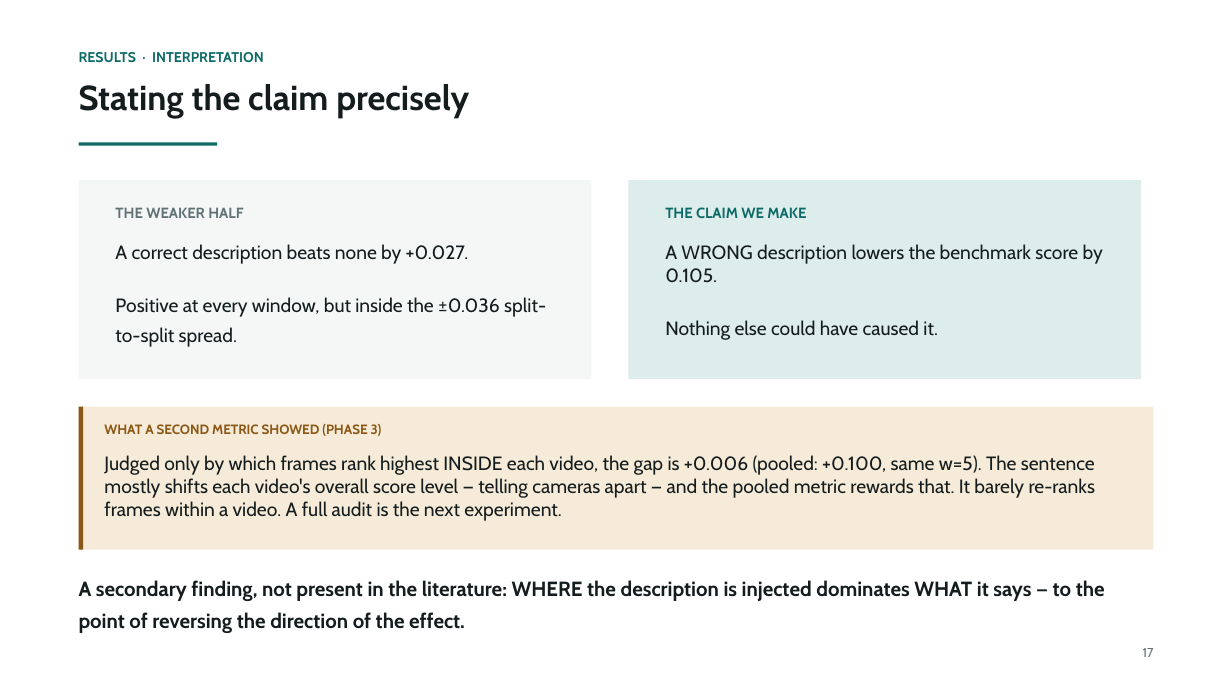
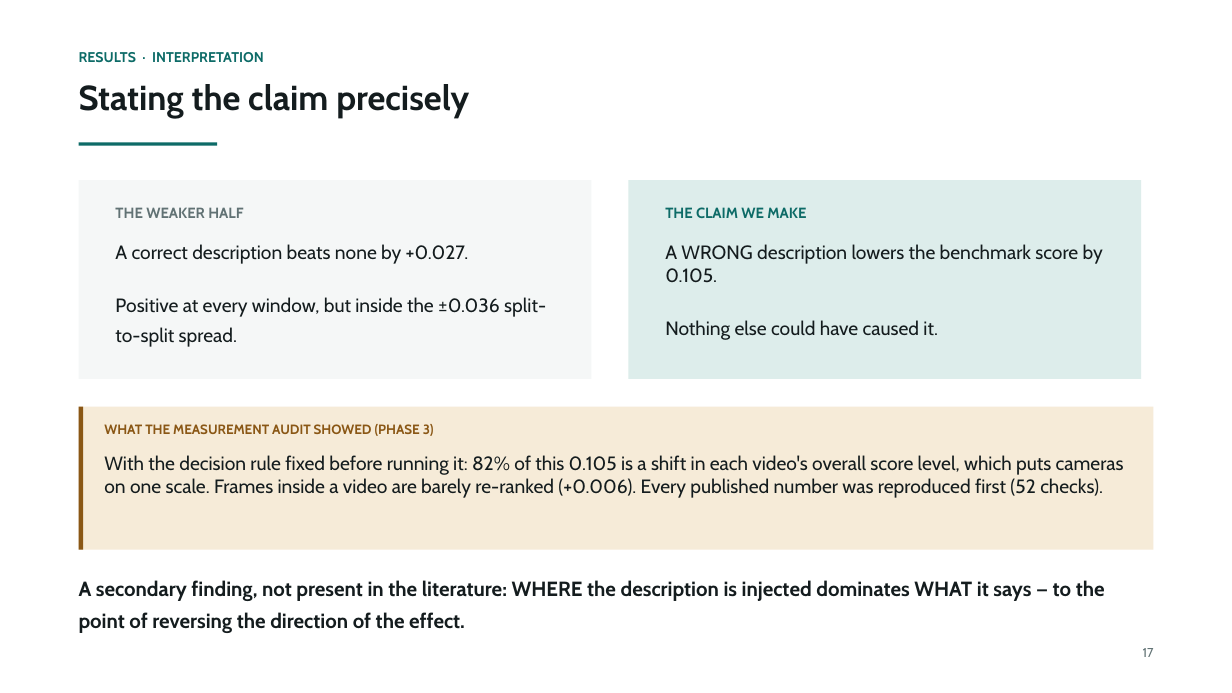
Before and after one commit to prakash-nitc/multimodal-anomaly-detection, a slide deck: slide 18 of docs/06_presentations/DA-ZVAD_Phase3_Review.pptx. Drawn at 1232x693 pixels with LibreOffice and Linux fonts; fonts in the diff are those of the drawing. Boxes give left, top, right and bottom in pixels: in the first picture for what was removed or moved away, otherwise in the second. Text is boxed around its words. In the diff, an @@ line names an element or a change of style, - is before the commit and + after.

```diff
--- a/docs/06_presentations/DA-ZVAD_Phase3_Review.pptx
+++ b/docs/06_presentations/DA-ZVAD_Phase3_Review.pptx
@@ text at <box>104,424,434,436</box>: text changed @@
-WHAT A SECOND METRIC SHOWED (PHASE 3)
+WHAT THE MEASUREMENT AUDIT SHOWED (PHASE 3)
@@ text at <box>104,455,1124,498</box>: text changed @@
-Judged only by which frames rank highest INSIDE each video, the gap is +0.006 (pooled: +0.100, same w=5). The sentence mostly shifts each video's overall score level — telling cameras apart — and the pooled metric rewards that. It barely re-ranks frames within a video. A full audit is the next experiment.
+With the decision rule fixed before running it: 82% of this 0.105 is a shift in each video's overall score level, which puts cameras on one scale. Frames inside a video are barely re-ranked (+0.006). Every published number was reproduced first (52 checks).
```
Also in this commit, not shown: 6 other slides changed, 6 other files.
